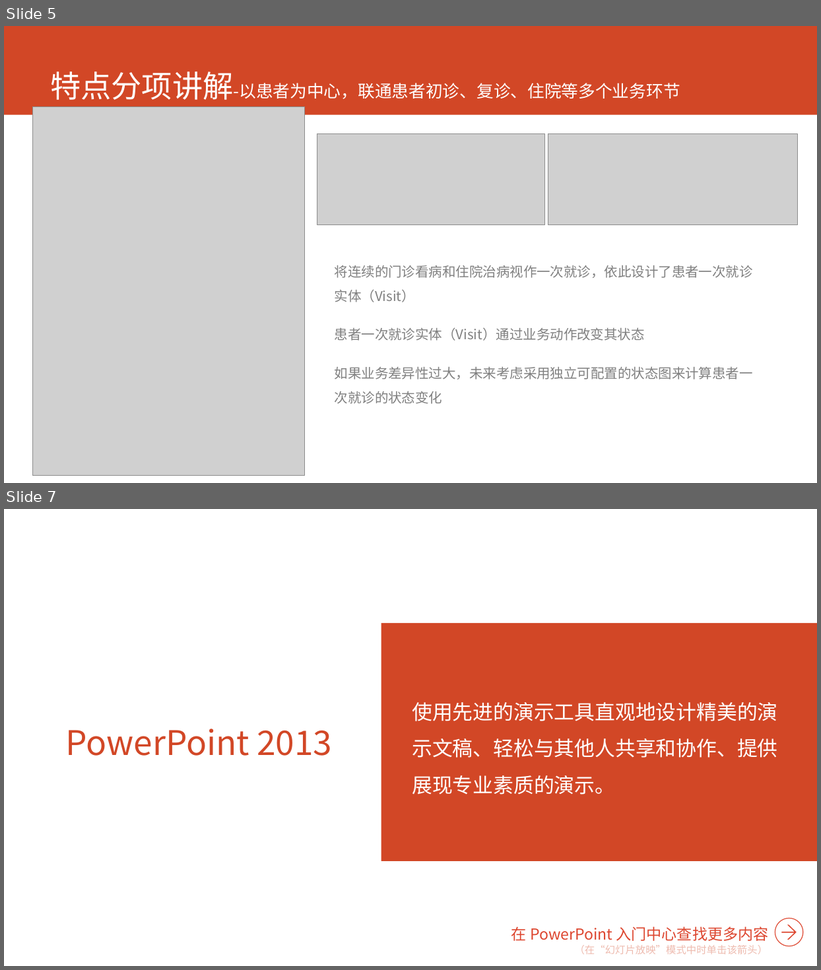
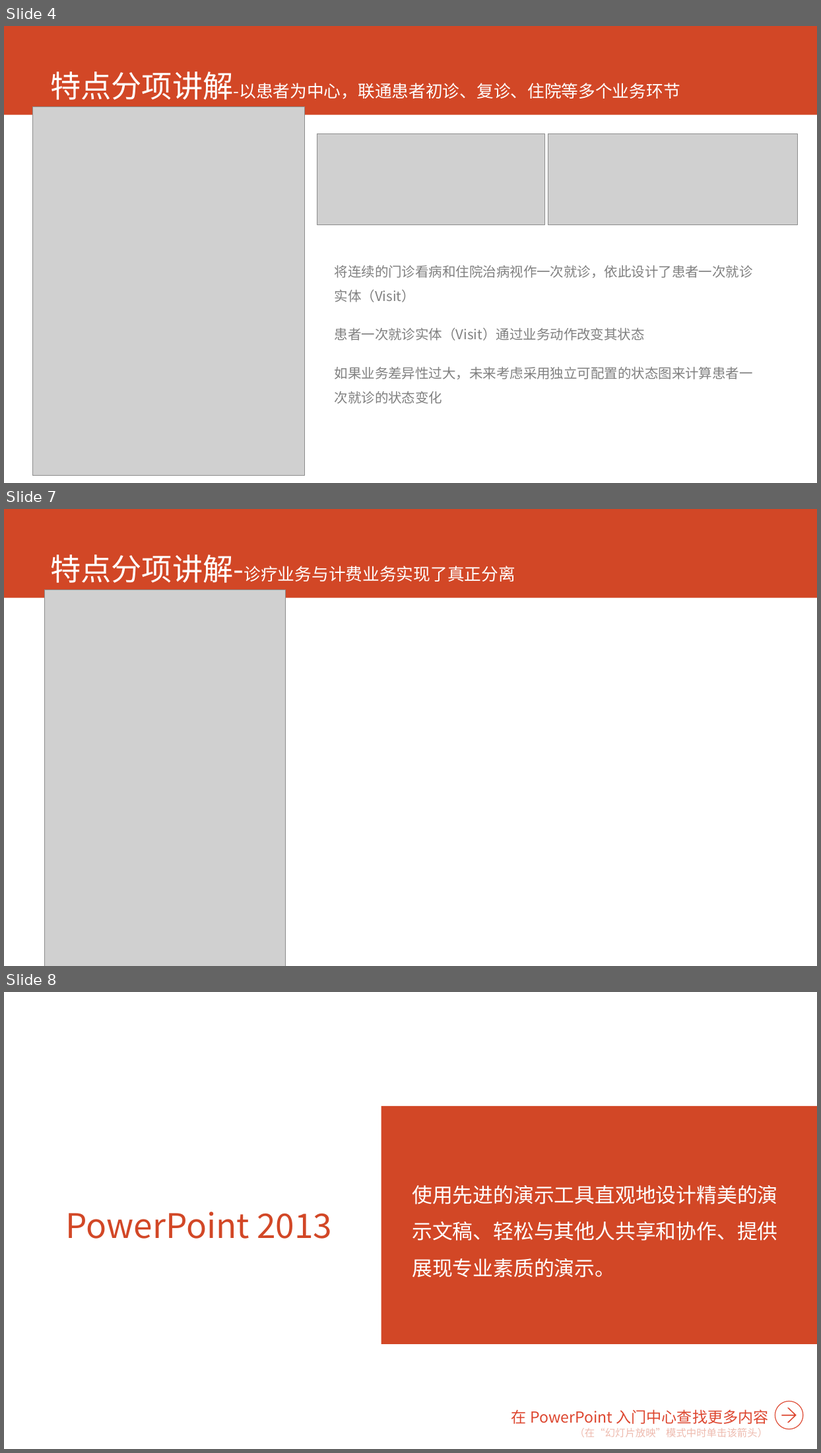
Before and after one commit to AppSecAI-TEST/hospital, a slide deck: doc/EVE新一代HIS核心系统.pptx. Shown one above the other, each under a label of ours: slides 5 and 7 before the commit, slides 4, 7 and 8 after it; the slides between them are not shown. The pictures are 821x970 and 821x1453 pixels, drawn with LibreOffice and Linux fonts; fonts in the diff are those of the drawing; grey boxes stand for pictures. Boxes give left, top, right and bottom in pixels: in the first picture for what was removed or moved away, otherwise in the second. Text is boxed around its words. In the diff, an @@ line names an element or a change of style, - is before the commit and + after.

```diff
--- a/doc/EVE新一代HIS核心系统.pptx
+++ b/doc/EVE新一代HIS核心系统.pptx
@@ slide 7 added at bbox=[4, 509, 817, 966], background #FFFFFF; not listed: 1 template element that a slide beside it also shows @@
@@ title added at bbox=[50, 555, 516, 583], 20 pt, text #FFFFFF @@
+特点分项讲解-诊疗业务与计费业务实现了真正分离
@@ picture added at bbox=[44, 590, 285, 966] @@
@@ what was slide 5 is now slide 4 @@
@@ what was slide 7 is now slide 8 @@
```
Also in this commit, not shown: 1 slide changed, 1 other slide added, 1 slide removed, 1 other file.
